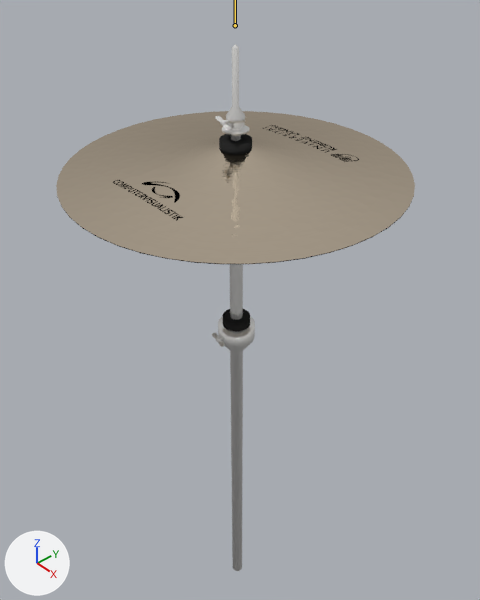
Before and after pictures for a commit that changed the Blender file scenes/cymbals.blend.
The view is the same before and after, from a 50 mm lens placed at (8.83, -7.85, 5.39), pointed at (-0.64, 0.5, -3.48). Lighting does not change. The marker at lower left points along +X, +Y and +Z. The bones that bend it are drawn over the model as lines.
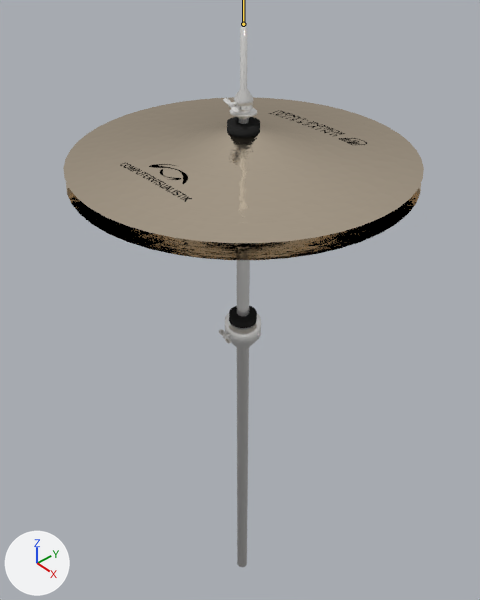
Commit message: cymbals animation

The newer file adds an action. The first version stands in its rest pose; the second is drawn at frame 422 of the action 'ArmatureAction'.

Location of each change, [x1, y1, x2, y2] in pixels of the pictures (480 x 600 px):
'BezierCircle', posed
    before: [56, 111, 415, 264]
    after: [63, 97, 424, 243]
'BezierCircle.001', posed
    before: [59, 196, 414, 264]
    after: [66, 183, 421, 260]
'Cylinder.005', posed
    before: [218, 316, 255, 571]
    after: [225, 313, 261, 567]
'Cylinder.003', posed
    before: [222, 44, 250, 141]
    after: [230, 26, 258, 124]
'Cylinder', posed
    before: [230, 264, 243, 320]
    after: [237, 260, 250, 316]
'Cylinder.006', posed
    before: [222, 309, 250, 331]
    after: [229, 306, 257, 328]
'Cylinder.004', posed (7% taller)
    before: [215, 116, 231, 130]
    after: [223, 98, 239, 113]
'Cylinder.007', posed (7% taller)
    before: [212, 333, 225, 347]
    after: [219, 329, 232, 344]

The change in detail:
Bone 'Bone.001' (bone_bone_001) moves from (0.0, 0.0, 0.0) to (0.0, -0.006, 0.19).
Bone 'Bone' (bone_bone) moves from (0.0, 0.0, 0.0) to (0.0, 0.279, 0.0).
